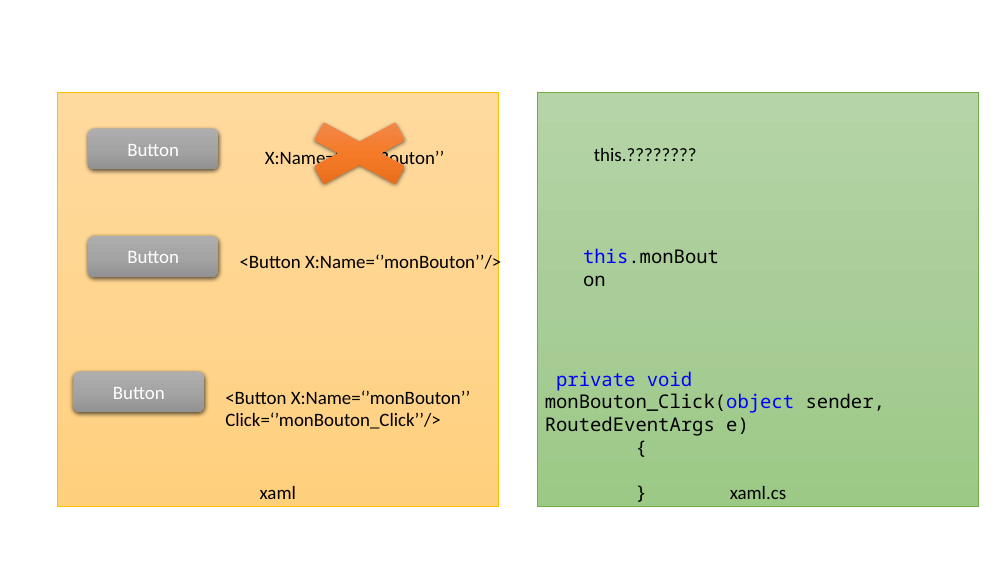
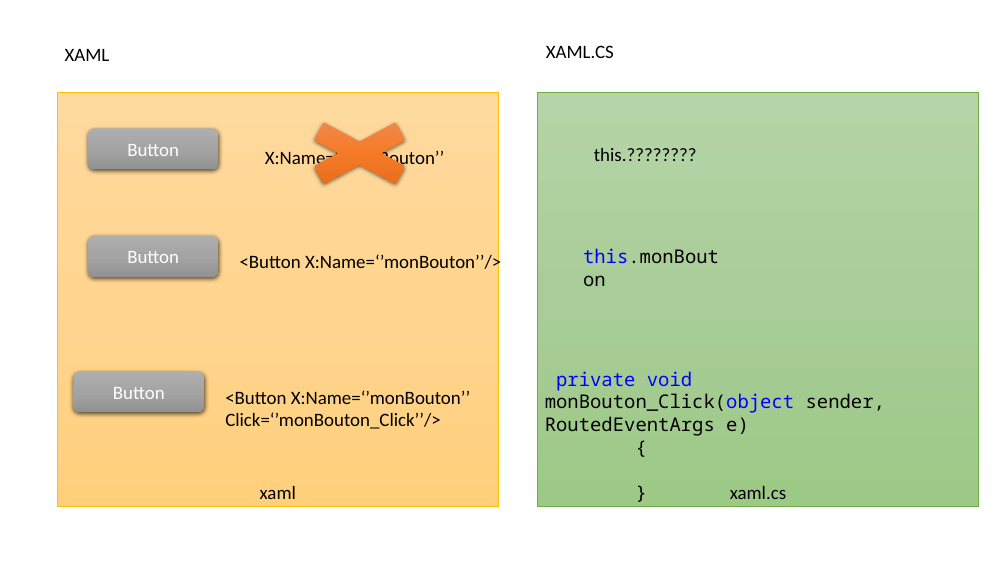
Before and after one commit to ronnykwon/TutoCNAM, a slide deck: slide 11 of Document/Explication.pptx (slide 8 before the commit). Drawn at 1008x567 pixels with LibreOffice and Linux fonts; fonts in the diff are those of the drawing. Boxes give left, top, right and bottom in pixels: in the first picture for what was removed or moved away, otherwise in the second. Text is boxed around its words. In the diff, an @@ line names an element or a change of style, - is before the commit and + after.

```diff
--- a/Document/Explication.pptx
+++ b/Document/Explication.pptx
@@ text added at (x1=65, y1=49, x2=110, y2=61), 18 pt, text #000000 @@
+XAML
@@ text added at (x1=546, y1=45, x2=614, y2=58), 18 pt, text #000000 @@
+XAML.CS
```
Also in this commit, not shown: 7 other slides changed, 10 slides added, 2 slides removed, 16 other files.
